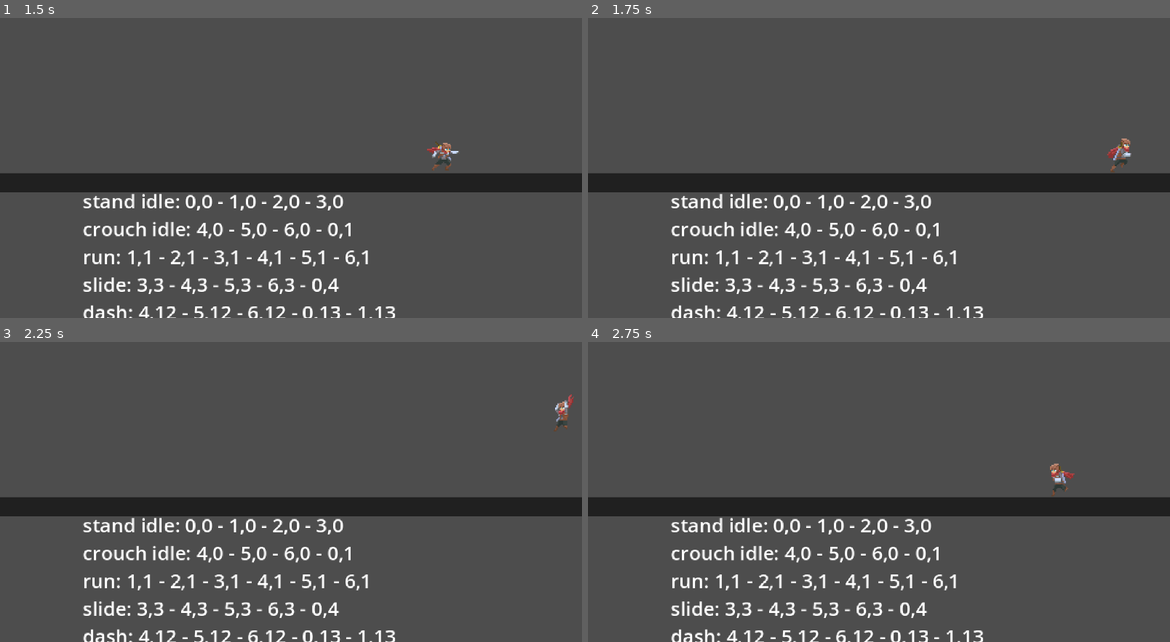
Above: before the commit, frames 1-4 (two rows, left to right).
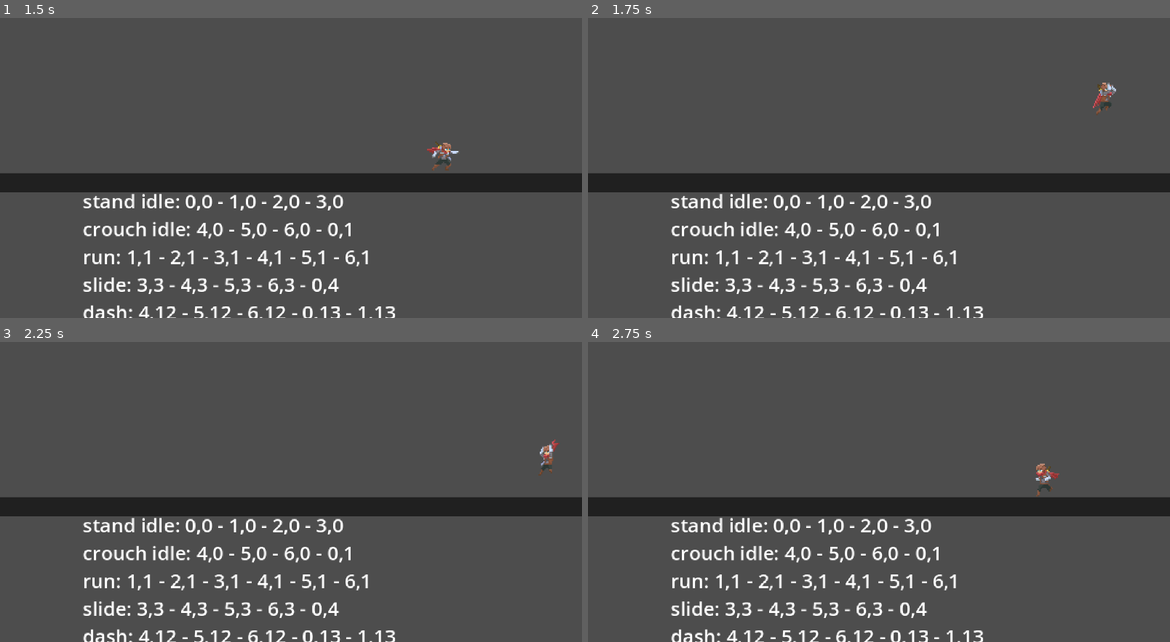
Above: after the commit, the same moments.

Repository: snowbillr/ninja-game
Game: Godot game, scene res://main.tscn
The game is run twice, just before and just after one commit, with the same random seed, the same clock (stepped at 60 frames per second) and the same inputs.
Inputs:
- Up to frame 1 (1.5 s): hold Right (move_right) from 0.53 s (still down); tap Up (jump) at 0.6, 0.77, 1.07 s; tap Shift (dash) at 1.35 s
- Up to frame 2 (1.75 s): keep holding Right (move_right); tap Up (jump) at 1.52, 1.55 s
- Up to frame 3 (2.25 s): tap Up (jump) at 1.82, 2.1 s; release Right (move_right) at 2.03 s; hold Left (move_left) from 2.03 s (still down)
- Up to frame 4 (2.75 s): keep holding Left (move_left)

Frame 1 is identical in both runs. In frame 2, 0.4% of the frame differs, in the area x 86-94%, y 21-52%; in frame 3, 0.3%; in frame 4, 0.3%.

Commit message:
jump out of dash

Diff:
--- a/scenes/player/states/dash.gd
+++ b/scenes/player/states/dash.gd
@@ -18,6 +18,11 @@
 func _physics_process(_delta: float) -> void:
 	self.player.move_and_slide()
 
+func _process(_delta: float) -> void:
+	if Input.is_action_just_pressed("jump"):
+		timer.stop()
+		self.gsm.transition("jump")
+
 func _on_timer_timeout():
 	if not self.player.is_on_floor():
 		self.gsm.transition("fall")
